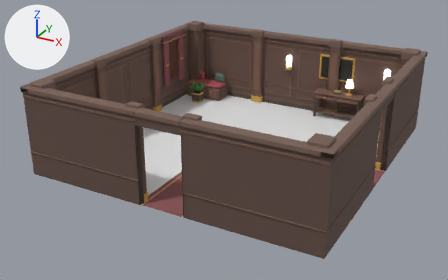
Renders of the glTF model assets/models/rooms/cornerCorridor.glb from each side of a commit.
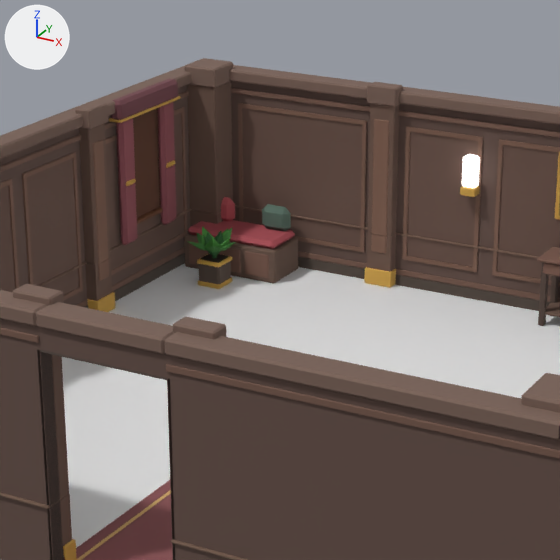
Each version appears first whole from a camera (50 mm lens) standing at (7.35, -14.33, 7.33) and looking at (-0.24, -0.54, 0.43), and next in a close-up on the part from 27% to 72% of the width and 0% to 71% of the height. Arrows for +X, +Y and +Z are at upper left; the lights stay in place. The last two pictures show the newer version. Vertices at exactly the same position are counted once.

Names of what the first close-up shows: 'W_north_0_up', 'W_south_0_up', 'W_south_1_up', 'W_west_0_up', 'floor', 'static'.
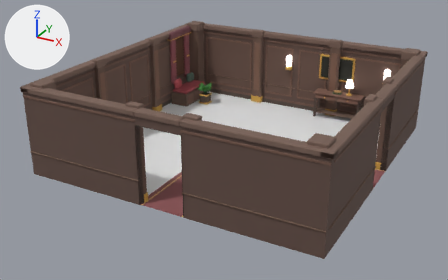
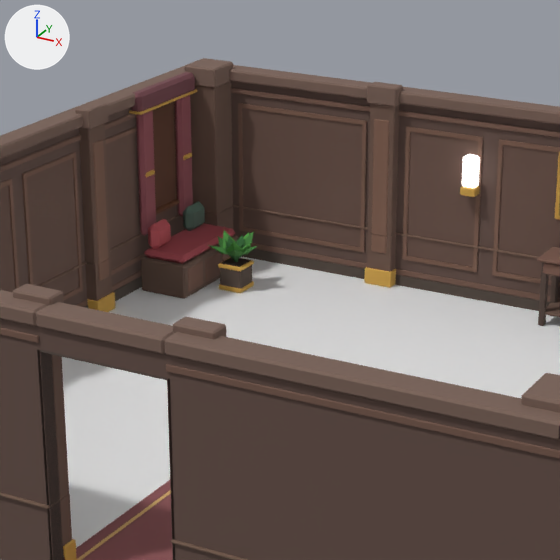
Where the change shows, as pixel boxes (x1, y1, x2, y2) in the close-ups (560 x 560 px; the box of a moved part takes in the faces that stretch with it):
'W_west_0_up', reshaped: before (0, 66, 192, 292); after (0, 66, 197, 292)
part 1 of me_static, moved or reshaped: before (199, 261, 231, 284); after (220, 265, 252, 288)
part 2 of me_static, moved or reshaped: before (197, 253, 232, 267); after (218, 257, 254, 272)
part 3 of me_static, moved or reshaped: before (198, 277, 232, 289); after (219, 281, 254, 293)
part 4 of me_static, moved or reshaped: before (200, 254, 229, 263); after (222, 258, 251, 267)
part 5 of me_static, moved or reshaped: before (187, 227, 236, 252); after (208, 231, 257, 256)
part 6 of me_static, moved or reshaped: before (202, 226, 231, 253); after (223, 230, 253, 256)
part 7 of me_static, moved or reshaped: before (203, 231, 224, 256); after (225, 235, 245, 260)
part 8 of me_static, moved or reshaped: before (184, 197, 298, 283); after (141, 201, 239, 299)
part 9 of me_w_west_0_up, moved or reshaped: before (133, 108, 160, 218); after (153, 101, 177, 208)
part 10 of me_w_west_0_up, moved or reshaped (mostly hidden): before (137, 207, 163, 224); after (156, 199, 180, 215)
part 11 of me_w_west_0_up, moved or reshaped: before (157, 102, 176, 225); after (175, 95, 193, 217)
part 12 of me_w_west_0_up, moved or reshaped: before (166, 160, 175, 168); after (183, 153, 192, 160)
part 13 of me_w_west_0_up, moved or reshaped: before (116, 118, 137, 245); after (136, 110, 156, 236)
part 14 of me_w_west_0_up, moved or reshaped: before (126, 179, 136, 186); after (145, 169, 155, 178)
part 15 of me_w_west_0_up, moved or reshaped: before (111, 79, 178, 120); after (131, 72, 195, 112)
part 16 of me_w_west_0_up, moved or reshaped: before (109, 96, 181, 123); after (129, 89, 197, 115)

Edits to the bpy script that builds the scene:
```text
Change me_static:
    where me_static.from_pydata(...)  # 3096 vertices, 5190 faces; spans x -4.03..4.03, y -4.03..4.03, z 0.0..1.32
    used by ob_static; location = (0.0, 0.0, 0.0)
    me_static part 1: the loose piece of 24 vertices spanning x -3.25..-2.95, y 2.65..2.95, z 0.0..0.31 is moved by (0.3, 0.0, 0.0)
    me_static part 2: the loose piece of 24 vertices spanning x -3.26..-2.94, y 2.64..2.96, z 0.28..0.33 is moved by (0.3, 0.0, 0.0)
    me_static part 3: the loose piece of 24 vertices spanning x -3.26..-2.94, y 2.64..2.96, z 0.0..0.06 is moved by (0.3, 0.0, 0.0)
    me_static part 4: the loose piece of 8 vertices spanning x -3.23..-2.97, y 2.67..2.93, z 0.31..0.33 is moved by (0.3, 0.0, 0.0)
    me_static part 5: the loose piece of 26 vertices spanning x -3.42..-2.79, y 2.53..3.1, z 0.41..0.65 is moved by (0.3, 0.0, 0.0)
    me_static part 6: the loose piece of 21 vertices spanning x -3.33..-2.86, y 2.58..3.06, z 0.37..0.68 is moved by (0.3, 0.0, 0.0)
    me_static part 7: the loose piece of 21 vertices spanning x -3.23..-2.98, y 2.67..2.95, z 0.33..0.64 is moved by (0.3, 0.0, 0.0)
    me_static part 8: 168 of 3096 vertices moved; they spanned x -3.75..-2.45, y 3.12..3.75, z 0.0..0.82 and now span x -3.75..-3.12, y 2.15..3.45, z 0.0..0.82; mean shift (-0.26, -0.56, 0.0); largest move (-3.37, 3.62, 0.5) -> (-3.62, 2.28, 0.5)
Change me_w_west_0_up:
    where me_w_west_0_up.from_pydata(...)  # 560 vertices, 942 faces; spans x -0.12..0.25, y -4.04..4.04, z 0.0..1.82
    used by ob_w_west_0_up; location = (-3.92, 0.0, 0.64)
    me_w_west_0_up part 9: the loose piece of 24 vertices spanning x 0.08..0.11, y 1.96..2.85, z 0.24..1.48 is scaled about its middle by (1, 0.966, 1), then moved by (0.0, 0.4, 0.0)
    me_w_west_0_up part 10: the loose piece of 24 vertices spanning x 0.07..0.16, y 1.93..2.88, z 0.2..0.25 is scaled about its middle by (1, 0.968, 1), then moved by (0.0, 0.4, 0.0)
    me_w_west_0_up part 11: the loose piece of 24 vertices spanning x 0.11..0.2, y 2.69..2.98, z 0.02..1.63 is moved by (0.0, 0.38, 0.0)
    me_w_west_0_up part 12: the loose piece of 24 vertices spanning x 0.17..0.23, y 2.74..2.93, z 0.74..0.8 is moved by (0.0, 0.38, 0.0)
    me_w_west_0_up part 13: the loose piece of 24 vertices spanning x 0.11..0.2, y 1.83..2.11, z 0.02..1.63 is moved by (0.0, 0.42, 0.0)
    me_w_west_0_up part 14: the loose piece of 24 vertices spanning x 0.17..0.23, y 1.87..2.07, z 0.74..0.8 is moved by (0.0, 0.42, 0.0)
    me_w_west_0_up part 15: the loose piece of 24 vertices spanning x 0.08..0.23, y 1.77..3.04, z 1.53..1.77 is scaled about its middle by (1, 0.975, 1), then moved by (0.0, 0.4, 0.0)
    me_w_west_0_up part 16: the loose piece of 24 vertices spanning x 0.07..0.24, y 1.76..3.05, z 1.53..1.56 is scaled about its middle by (1, 0.977, 1), then moved by (0.0, 0.4, 0.0)
```
